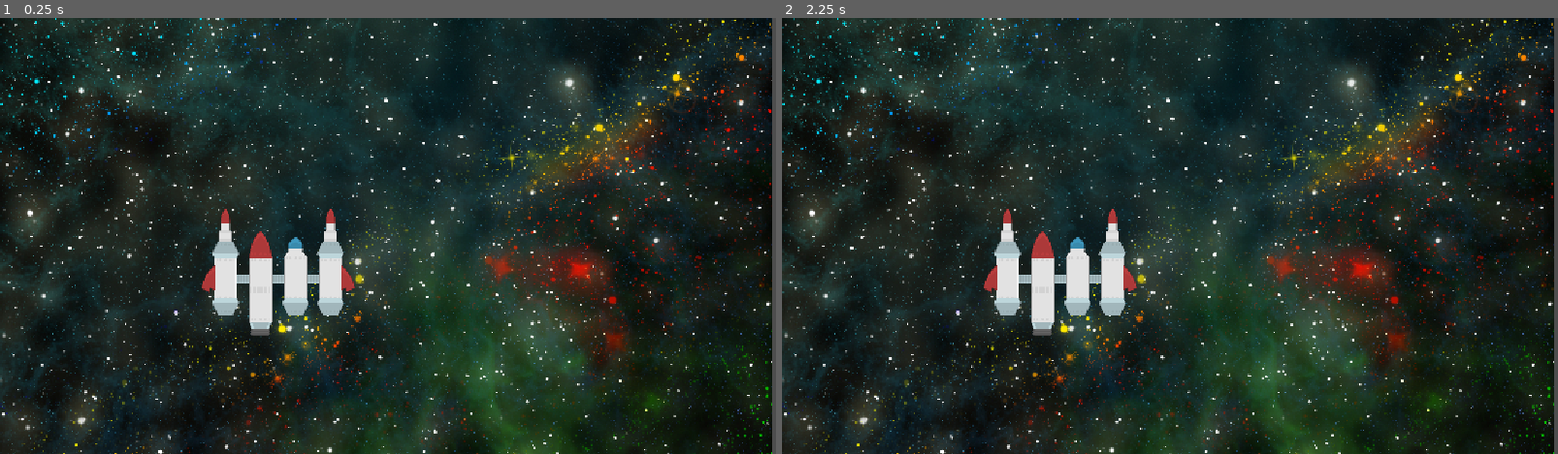
Above: before the commit, frames 1-2 (left to right).
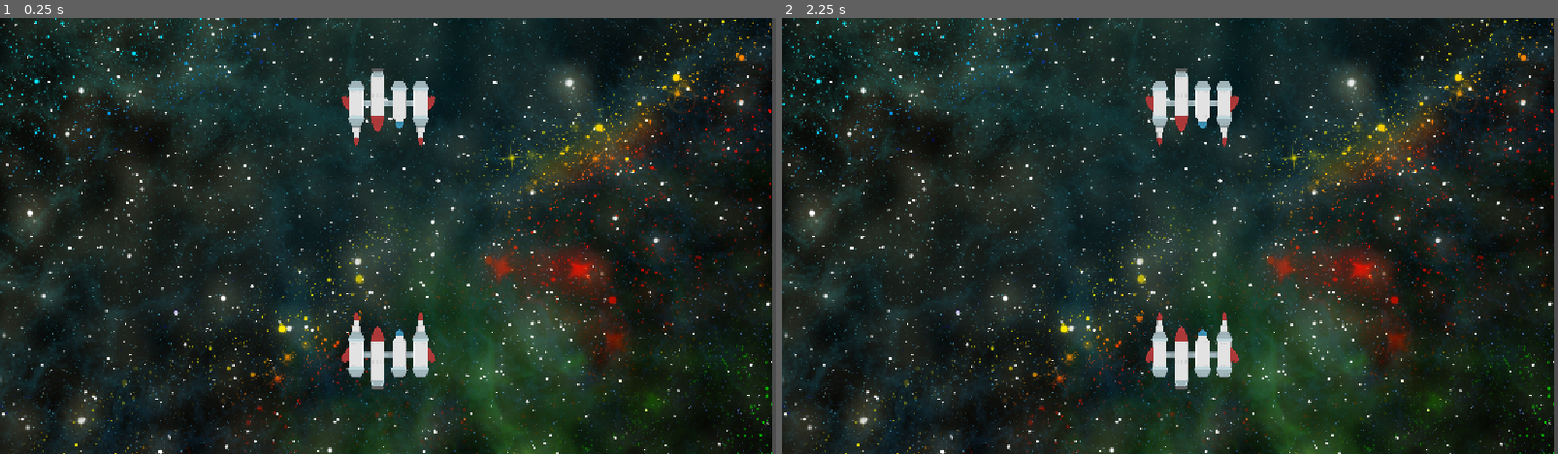
Above: after the commit, the same moments.

Repository: paralinguist/2025-space-pvp
Game: Godot game, scene res://Scenes/test_scene.tscn
Two runs of this game, one before a commit and one after it. Both use one fixed random seed, a clock stepped at 60 frames per second and the inputs below. The project has no main scene, so this scene is started directly.
Inputs:
- Up to frame 1 (0.25 s): no input
- Up to frame 2 (2.25 s): tap Enter at 0.5, 2 s; hold Right (ui_right) 0.53-1.28 s; tap Space at 1.25 s; hold Left (ui_left) 1.28-2.03 s; hold Right (ui_right) from 2.03 s (still down)

The runs differ from the first frame. In frame 1, 4.4% of the frame differs, in the area x 26-57%, y 11-86%; in frame 2, 4.4%, in the area x 26-59%, y 11-86%.

Commit message:
zoom zoom

Diff:
--- a/2025spacegame/Scenes/test_scene.tscn
+++ b/2025spacegame/Scenes/test_scene.tscn
@@ -6,7 +6,12 @@
 [node name="TestScene" type="Node2D"]
 
 [node name="TestShip" parent="." instance=ExtResource("1_3dogw")]
-position = Vector2(386, 387)
+position = Vector2(576, 500)
+scale = Vector2(0.615, 0.615)
+
+[node name="TestShip2" parent="." instance=ExtResource("1_3dogw")]
+position = Vector2(576, 126)
+scale = Vector2(0.615, -0.615)
 
 [node name="Sprite2D" type="Sprite2D" parent="."]
 z_index = -4096
--- a/2025spacegame/Scenes/test_ship.tscn
+++ b/2025spacegame/Scenes/test_ship.tscn
@@ -1,30 +1,33 @@
-[gd_scene load_steps=5 format=3 uid="uid://b7hp126j04b4b"]
+[gd_scene load_steps=6 format=3 uid="uid://b7hp126j04b4b"]
 
 [ext_resource type="PackedScene" uid="uid://cb8x43y03yld0" path="res://Scenes/Modules/engine.tscn" id="1_5mm7q"]
+[ext_resource type="Script" uid="uid://h35ovikoq1pt" path="res://Scripts/ship.gd" id="1_x3s1d"]
 [ext_resource type="PackedScene" uid="uid://bawyb4qw2s7et" path="res://Scenes/Modules/science.tscn" id="2_t2t7e"]
 [ext_resource type="PackedScene" uid="uid://dd8svo8mdvsfw" path="res://Scenes/Modules/laser.tscn" id="3_x3s1d"]
 [ext_resource type="Texture2D" uid="uid://c15h7gc4pojbw" path="res://Assets/PNG/Sprites X2/Rocket parts/spaceRocketParts_003.png" id="4_t2t7e"]
 
 [node name="TestShip" type="Node2D"]
+script = ExtResource("1_x3s1d")
 
 [node name="Engine" parent="." instance=ExtResource("1_5mm7q")]
+position = Vector2(-25.9905, 0)
 
 [node name="Science" parent="." instance=ExtResource("2_t2t7e")]
-position = Vector2(52, 0)
+position = Vector2(26.0095, 0)
 
 [node name="Laser" parent="." instance=ExtResource("3_x3s1d")]
-position = Vector2(-52, 0)
+position = Vector2(-77.9905, 0)
 
 [node name="Laser2" parent="." instance=ExtResource("3_x3s1d")]
-position = Vector2(104, 0)
+position = Vector2(78.0095, 0)
 
 [node name="LeftWing" type="Sprite2D" parent="."]
-position = Vector2(-78, 0)
+position = Vector2(-103.991, 0)
 scale = Vector2(0.25, 0.25)
 texture = ExtResource("4_t2t7e")
 flip_h = true
 
 [node name="RightWing" type="Sprite2D" parent="."]
-position = Vector2(130, 0)
+position = Vector2(104.009, 0)
 scale = Vector2(0.25, 0.25)
 texture = ExtResource("4_t2t7e")
--- /dev/null
+++ b/2025spacegame/Scripts/ship.gd
@@ -0,0 +1,23 @@
+extends Node2D
+
+const GRID_DISTANCE = 32
+var left_size := 113*0.615
+var right_size := 113*0.615
+
+
+# Called when the node enters the scene tree for the first time.
+func _ready() -> void:
+	pass # Replace with function body.
+
+
+# Called every frame. 'delta' is the elapsed time since the previous frame.
+func _process(delta: float) -> void:
+	if Input.is_action_just_pressed("ui_left"):
+		move(-1)
+	if Input.is_action_just_pressed("ui_right"):
+		move(1)
+#dir should be -1 for left and 1 for right
+func move(dir:int):
+	position.x += dir*GRID_DISTANCE
+	if position.x < left_size or position.x > 1152-right_size:
+		position.x -= dir*GRID_DISTANCE
Not shown, added: 2025spacegame/Scripts/ship.gd.uid
